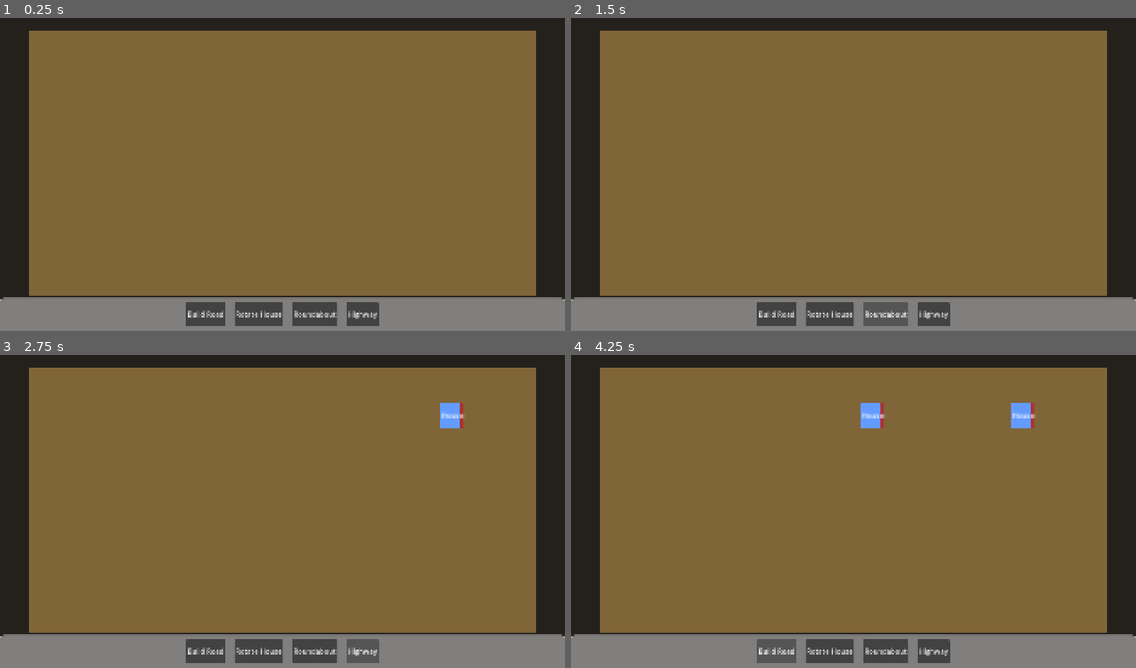
Above: before the commit, frames 1-4 (two rows, left to right).
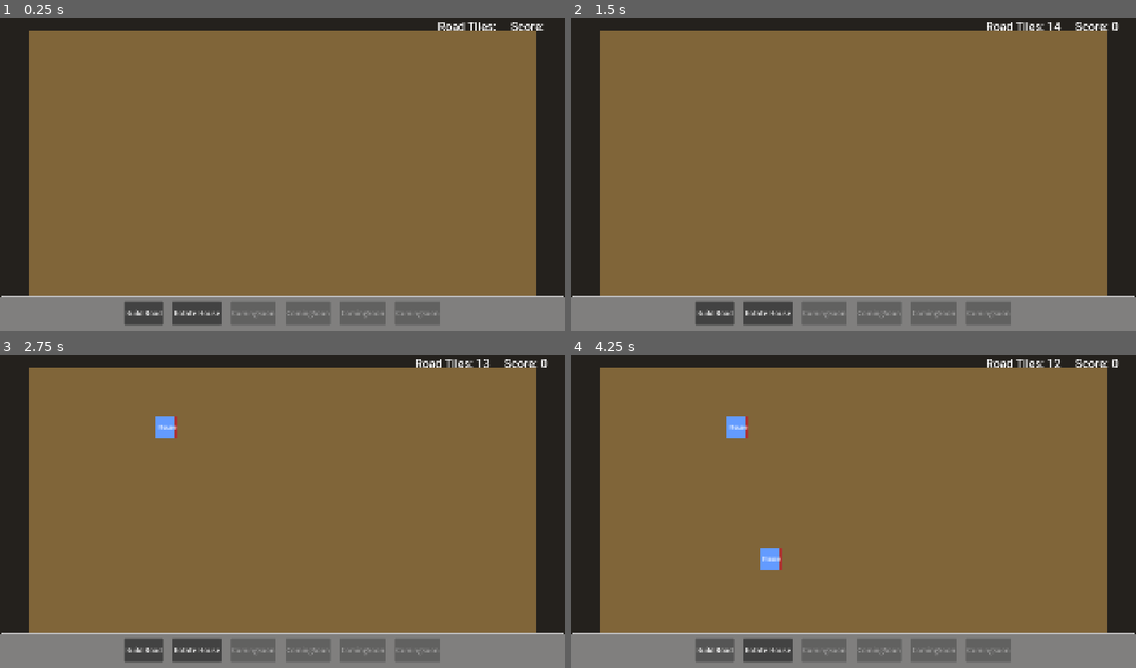
Above: after the commit, the same moments.

Repository: jravalani/helix_protocol_4
Game: Godot game, scene res://Scenes/main.tscn
The game is run twice, just before and just after one commit, with the same random seed, the same clock (stepped at 60 frames per second) and the same inputs.
Inputs (mouse positions are in pixels of both pictures, inside the frame that each line leads up to):
- Up to frame 1 (0.25 s): no input
- Up to frame 2 (1.5 s): click "Build Road" at 0.5 s; click (887, 315) at 1.25 s, where only the run before the commit has a clickable "Roundabout"
- Up to frame 3 (2.75 s): click (361, 652) at 2 s, where only the run before the commit has a clickable "Highway"
- Up to frame 4 (4.25 s): click "Rotate House" at 2.75 s; click "Build Road" at 3.5 s

The runs differ from the first frame. In frame 1, 3.8% of the frame differs, in the area x 0-100%, y 1-99%; in frame 2, 3.5%; in frame 3, 4.2%; in frame 4, 5.0%.

Commit message:
simple score system

Diff:
--- /dev/null
+++ b/Globals/resource_manager.gd
@@ -0,0 +1,33 @@
+extends Node
+
+signal resources_updated(tiles: int, score: int) # The "Messenger"
+
+var current_road_tiles: int = 15
+var total_score: int = 0
+var score_to_next_reward: int = 6
+
+func _ready():
+	# Emit initial values so UI starts correct
+	resources_updated.emit(current_road_tiles, total_score)
+
+func spend_tile() -> bool:
+	if current_road_tiles > 0:
+		current_road_tiles -= 1
+		resources_updated.emit(current_road_tiles, total_score) # Notify UI
+		return true
+	return false
+
+func refund_tile() -> void:
+	current_road_tiles += 1
+	resources_updated.emit(current_road_tiles, total_score) # Notify UI
+
+func add_score() -> void:
+	total_score += 1
+	if total_score >= score_to_next_reward:
+		grant_reward()
+	resources_updated.emit(current_road_tiles, total_score) # Notify UI
+
+func grant_reward() -> void:
+	current_road_tiles += 10
+	score_to_next_reward += 8
+	# Signal is handled by the add_score function call above
--- /dev/null
+++ b/Resources/TestUIFont.tres
@@ -0,0 +1,7 @@
+[gd_resource type="LabelSettings" format=3 uid="uid://cfd35apj0sieb"]
+
+[ext_resource type="FontFile" uid="uid://bydys01ppahq3" path="res://Assets/Roboto-Medium.ttf" id="1_8yige"]
+
+[resource]
+font = ExtResource("1_8yige")
+font_size = 40
--- a/Scenes/house.tscn
+++ b/Scenes/house.tscn
@@ -2,8 +2,10 @@
 
 [ext_resource type="Script" uid="uid://cl6cr5lqi0pqu" path="res://Scripts/house.gd" id="1_n87ef"]
 [ext_resource type="Texture2D" uid="uid://bt3b4yg4xpn8m" path="res://Assets/house_blue.png" id="2_n87ef"]
+[ext_resource type="FontFile" uid="uid://bydys01ppahq3" path="res://Assets/Roboto-Medium.ttf" id="3_3jr7h"]
 
-[sub_resource type="LabelSettings" id="LabelSettings_n87ef"]
+[sub_resource type="LabelSettings" id="LabelSettings_iqtyj"]
+font = ExtResource("3_3jr7h")
 font_size = 12
 
 [sub_resource type="RectangleShape2D" id="RectangleShape2D_okrnj"]
@@ -26,7 +28,7 @@
 grow_horizontal = 2
 grow_vertical = 2
 text = "House"
-label_settings = SubResource("LabelSettings_n87ef")
+label_settings = SubResource("LabelSettings_iqtyj")
 horizontal_alignment = 1
 vertical_alignment = 1
 
--- a/Scenes/workplace.tscn
+++ b/Scenes/workplace.tscn
@@ -2,9 +2,12 @@
 
 [ext_resource type="Script" uid="uid://jpm417umywgt" path="res://Scripts/workplace.gd" id="1_hfn1q"]
 [ext_resource type="Texture2D" uid="uid://dmif72wfljeq1" path="res://Assets/building_blue.png" id="2_4256y"]
+[ext_resource type="FontFile" uid="uid://bydys01ppahq3" path="res://Assets/Roboto-Medium.ttf" id="3_4256y"]
+[ext_resource type="LabelSettings" uid="uid://cfd35apj0sieb" path="res://Resources/TestUIFont.tres" id="4_qtbd6"]
 
-[sub_resource type="LabelSettings" id="LabelSettings_hfn1q"]
-font_size = 20
+[sub_resource type="LabelSettings" id="LabelSettings_qtbd6"]
+font = ExtResource("3_4256y")
+font_size = 32
 
 [node name="Workplace" type="Area2D" unique_id=1975955870]
 z_index = 10
@@ -29,13 +32,13 @@
 z_index = 20
 layout_mode = 2
 text = "Workplace"
-label_settings = SubResource("LabelSettings_hfn1q")
+label_settings = SubResource("LabelSettings_qtbd6")
 
 [node name="RequestLabel" type="Label" parent="MarginContainer/VBoxContainer" unique_id=1891858694]
 z_index = 20
 layout_mode = 2
 text = "0"
-label_settings = SubResource("LabelSettings_hfn1q")
+label_settings = ExtResource("4_qtbd6")
 horizontal_alignment = 1
 vertical_alignment = 1
 
--- a/Scripts/camera_2d.gd
+++ b/Scripts/camera_2d.gd
@@ -1,12 +1,12 @@
 extends Camera2D
 
 @export var min_zoom: float = 0.1  # How far we can pull back
-@export var max_zoom: float = 2.0   # How close we can stay
+@export var max_zoom: float = 1.75   # How close we can stay
 @export var zoom_smooth_speed: float = 0.05 # Try 0.1 for even slower
 
 var zoom_step: float = 0.1
 
-var target_zoom: Vector2 = Vector2(2.0, 2.0)
+var target_zoom: Vector2 = Vector2(1.75, 1.75)
 
 func _ready() -> void:
 	zoom = target_zoom
--- a/Scripts/car.gd
+++ b/Scripts/car.gd
@@ -33,6 +33,7 @@
 			setup_path(target_building, starting_building)
 		else:
 			arrived_home.emit()
+			ResourceManager.add_score()
 			get_parent().queue_free()
 
 ## THE GPS REQUEST: This is where the AStar map is used
--- a/Scripts/director.gd
+++ b/Scripts/director.gd
@@ -152,6 +152,8 @@
 		for y in range(-1, size.y + 1):
 			if GameData.building_grid.has(start_cell + Vector2i(x, y)):
 				return false
+			if GameData.road_grid.has(start_cell + Vector2i(x, y)):
+				return false
 	return true
 
 func _on_temporary_map_timer_timeout() -> void:
--- a/Scripts/house.gd
+++ b/Scripts/house.gd
@@ -41,34 +41,69 @@
 # --- 1. THE SIGNAL HANDLERS ---
 
 func _on_map_changed() -> void:
-	# When roads are built/deleted, just update our "Online" status
 	var my_id = GameData.get_cell_id(entrance_cell)
 
-	# find the only cell where we allow connection from
-	# 1. Get the world position of the marker and the house center
-	var marker_global = driveway_marker.global_position
-	var house_global = global_position # or GameData.map_to_global(entrance_cell)
-
-	# 2. Calculate the direction vector in the world
-	var dir_vec = (marker_global - house_global).normalized()
-
-	# 3. Convert to a grid direction (e.g., (1, 0) or (0, -1))
-	var driveway_direction = Vector2i(round(dir_vec.x), round(dir_vec.y))
-	var target_road_cell = entrance_cell + driveway_direction
-
-	# clean up all existing connections first
+	# 1. DISCONNECT EVERYTHING
 	var current_connections = GameData.astar.get_point_connections(my_id)
 	for connection in current_connections:
 		GameData.astar.disconnect_points(my_id, connection)
 
-	# re-establish connection only if the road is there
-	var cell_content = GameData.road_grid.get(target_road_cell)
+	# 2. Find the driveway direction
+	var marker_pos = driveway_marker.global_position
+	var house_pos = global_position
+	var dir_vec = (marker_pos - house_pos).normalized()
+	var driveway_direction = Vector2i(round(dir_vec.x), round(dir_vec.y))
+
+	# 3. The adjacent road cell (next to entrance)
+	var adjacent_road_cell = entrance_cell + driveway_direction
+
+	# 4. Check if there's a road there
+	var cell_content = GameData.road_grid.get(adjacent_road_cell)
+
 	if cell_content != null and cell_content is NewRoadTile:
-		var road_id = GameData.get_cell_id(target_road_cell)
+		var road_tile = cell_content as NewRoadTile
+		var road_id = GameData.get_cell_id(adjacent_road_cell)
 
 		if GameData.astar.has_point(road_id):
-			GameData.astar.connect_points(my_id, road_id)
+			# KEY CHECK: Does the road have a visual connection pointing BACK to the house?
+			var opposite_direction = -driveway_direction
+
+			if road_tile.has_connection_in_direction(opposite_direction):
+				# Road is visually connected to the house!
+				GameData.astar.connect_points(my_id, road_id)
+				print("House at ", entrance_cell, " ✓ Connected to road at ", adjacent_road_cell)
+			else:
+				# Road exists but doesn't face the house
+				print("House at ", entrance_cell, " ✗ Road doesn't face house")
+				print("  Driveway faces: ", driveway_direction)
+				print("  Road connections: ", road_tile.get_connection_directions())
+		else:
+			print("House at ", entrance_cell, " Road not in AStar")
+	else:
+		print("House at ", entrance_cell, " No road at ", adjacent_road_cell)
+
 	update_connection_status()
+
+## How It Works:
+#
+#**Example 1: Perpendicular Highway (Should NOT connect)**
+#```
+#House entrance: (5, 5), driveway faces RIGHT (+1, 0)
+#Highway at: (6, 5)
+#Highway connections: [(0, -1), (0, 1)]  // UP and DOWN only
+#
+#Check: Does highway have connection (-1, 0)? NO
+#Result: ✗ Not connected!
+#```
+#
+#**Example 2: Aligned Road (Should connect)**
+#```
+#House entrance: (5, 5), driveway faces RIGHT (+1, 0)
+#Road at: (6, 5)
+#Road connections: [(-1, 0), (1, 0)]  // LEFT and RIGHT
+#
+#Check: Does road have connection (-1, 0)? YES
+#Result: ✓ Connected!
 
 func try_dispatch(target_cell: Vector2i) -> bool:
 	# LOGIC: "I heard a request. Am I busy? Am I even connected to the roads?"
--- a/Scripts/new_road_builder.gd
+++ b/Scripts/new_road_builder.gd
@@ -79,17 +79,21 @@
 	var current_road = GameData.road_grid.get(cell)
 
 	if not current_road is NewRoadTile:
-		current_road = road_tile.instantiate()
-		current_road.position = GameData.get_cell_center(cell)
-		current_road.set_cell(cell)
-		add_child(current_road)
+		if ResourceManager.spend_tile():
+			current_road = road_tile.instantiate()
+			current_road.position = GameData.get_cell_center(cell)
+			current_road.set_cell(cell)
+			add_child(current_road)
 
-		if was_entrance:
-			current_road.is_entrance = true
+			if was_entrance:
+				current_road.is_entrance = true
 
-		# CHANGE: Save to road_grid
-		GameData.road_grid[cell] = current_road
-		GameData.add_navigation_point(cell)
+			# CHANGE: Save to road_grid
+			GameData.road_grid[cell] = current_road
+			GameData.add_navigation_point(cell)
+		else:
+			print("Out of Tiles")
+			return
 
 	# 3. THE HANDSHAKE (Connection logic using road_grid)
 	if last_build_cell != Vector2i(-1, -1) and last_build_cell != cell:
@@ -126,8 +130,11 @@
 	var object_at_cell = GameData.road_grid.get(cell)
 
 	if object_at_cell is NewRoadTile:
+
 		if object_at_cell.is_permanent:
 			return
+
+		ResourceManager.refund_tile()
 
 		for dir in object_at_cell.manual_connections:
 			var neighbor_cell = cell + dir
--- a/Scripts/new_road_tile.gd
+++ b/Scripts/new_road_tile.gd
@@ -24,6 +24,14 @@
 	# THE FIX: Force all outlines to a lower layer than all bases
 	road_outline.z_index = 0
 	road_base.z_index = 1
+
+# NEW: Check if road has a visual connection in a specific direction
+func has_connection_in_direction(direction: Vector2i) -> bool:
+	return manual_connections.has(direction)
+
+# NEW: Get all connection directions (for debugging)
+func get_connection_directions() -> Array[Vector2i]:
+	return manual_connections.duplicate()
 
 func add_connection(direction: Vector2i) -> void:
 	if not manual_connections.has(direction):
--- a/UITest/in_level_ui.gd
+++ b/UITest/in_level_ui.gd
@@ -1,15 +1,19 @@
 extends Control
 
-
+@onready var tile_label: Label = $MarginContainer/HBoxContainer/RoadTiles
+@onready var score_label: Label = $MarginContainer/HBoxContainer/Score
 # Called when the node enters the scene tree for the first time.
 func _ready() -> void:
-	pass # Replace with function body.
+	ResourceManager.resources_updated.connect(_on_resources_updated)
 
 
 # Called every frame. 'delta' is the elapsed time since the previous frame.
 func _process(delta: float) -> void:
 	pass
 
+func _on_resources_updated(tiles: int, score: int):
+	tile_label.text = "Road Tiles: " + str(tiles)
+	score_label.text = "Score: " + str(score)
 
 func _on_build_road_button_pressed() -> void:
 	print("Build Road Button Pressed!")
--- a/UITestScenes/in_level_ui.tscn
+++ b/UITestScenes/in_level_ui.tscn
@@ -1,6 +1,7 @@
 [gd_scene format=3 uid="uid://dnpwluvfdcpl1"]
 
 [ext_resource type="Script" uid="uid://dk3jqjxae20fr" path="res://UITest/in_level_ui.gd" id="1_s312j"]
+[ext_resource type="LabelSettings" uid="uid://cfd35apj0sieb" path="res://Resources/TestUIFont.tres" id="2_gwosu"]
 
 [sub_resource type="StyleBoxFlat" id="StyleBoxFlat_s312j"]
 bg_color = Color(0.6, 0.6, 0.6, 0.78431374)
@@ -19,7 +20,7 @@
 script = ExtResource("1_s312j")
 
 [node name="Panel" type="Panel" parent="." unique_id=918554984]
-custom_minimum_size = Vector2(0, 112)
+custom_minimum_size = Vector2(0, 120)
 layout_mode = 1
 anchors_preset = 12
 anchor_top = 1.0
@@ -35,14 +36,14 @@
 anchor_top = 1.0
 anchor_right = 1.0
 anchor_bottom = 1.0
-offset_top = -80.0
+offset_top = -120.0
 grow_horizontal = 2
 grow_vertical = 0
-theme_override_constants/margin_bottom = 16
 
 [node name="HBoxContainer" type="HBoxContainer" parent="Panel/MarginContainer" unique_id=2120544331]
 layout_mode = 2
-size_flags_vertical = 8
+size_flags_horizontal = 4
+size_flags_vertical = 4
 theme_override_constants/separation = 32
 alignment = 1
 
@@ -61,14 +62,55 @@
 [node name="RoundaboutButton" type="Button" parent="Panel/MarginContainer/HBoxContainer" unique_id=231225114]
 layout_mode = 2
 theme_override_font_sizes/font_size = 24
-text = "Roundabout"
+disabled = true
+text = "ComingSoon"
 
-[node name="Highway" type="Button" parent="Panel/MarginContainer/HBoxContainer" unique_id=358768480]
+[node name="HighwayButton" type="Button" parent="Panel/MarginContainer/HBoxContainer" unique_id=358768480]
 layout_mode = 2
 theme_override_font_sizes/font_size = 24
-text = "Highway"
+disabled = true
+text = "ComingSoon"
+
+[node name="HighwayButton2" type="Button" parent="Panel/MarginContainer/HBoxContainer" unique_id=1488870758]
+layout_mode = 2
+theme_override_font_sizes/font_size = 24
+disabled = true
+text = "ComingSoon"
+
+[node name="HighwayButton3" type="Button" parent="Panel/MarginContainer/HBoxContainer" unique_id=610994130]
+layout_mode = 2
+theme_override_font_sizes/font_size = 24
+disabled = true
+text = "ComingSoon"
+
+[node name="MarginContainer" type="MarginContainer" parent="." unique_id=680113447]
+layout_mode = 1
+anchors_preset = 10
+anchor_right = 1.0
+offset_bottom = 23.0
+grow_horizontal = 2
+theme_override_constants/margin_top = 20
+theme_override_constants/margin_right = 60
+
+[node name="HBoxContainer" type="HBoxContainer" parent="MarginContainer" unique_id=1806609271]
+layout_mode = 2
+size_flags_vertical = 0
+theme_override_constants/separation = 50
+alignment = 2
+
+[node name="RoadTiles" type="Label" parent="MarginContainer/HBoxContainer" unique_id=1531242638]
+layout_mode = 2
+text = "Road Tiles:"
+label_settings = ExtResource("2_gwosu")
+
+[node name="Score" type="Label" parent="MarginContainer/HBoxContainer" unique_id=1839495792]
+layout_mode = 2
+text = "Score: "
+label_settings = ExtResource("2_gwosu")
 
 [connection signal="pressed" from="Panel/MarginContainer/HBoxContainer/BuildRoadButton" to="." method="_on_build_road_button_pressed"]
 [connection signal="pressed" from="Panel/MarginContainer/HBoxContainer/RotateHouseButton" to="." method="_on_rotate_house_button_pressed"]
 [connection signal="pressed" from="Panel/MarginContainer/HBoxContainer/RoundaboutButton" to="." method="_on_roundabout_button_pressed"]
-[connection signal="pressed" from="Panel/MarginContainer/HBoxContainer/Highway" to="." method="_on_highway_pressed"]
+[connection signal="pressed" from="Panel/MarginContainer/HBoxContainer/HighwayButton" to="." method="_on_highway_pressed"]
+[connection signal="pressed" from="Panel/MarginContainer/HBoxContainer/HighwayButton2" to="." method="_on_highway_pressed"]
+[connection signal="pressed" from="Panel/MarginContainer/HBoxContainer/HighwayButton3" to="." method="_on_highway_pressed"]
--- a/project.godot
+++ b/project.godot
@@ -19,6 +19,7 @@
 
 GameData="*uid://ce4x28ymrtnxu"
 SignalBus="*uid://me1qrsn08x06"
+ResourceManager="*uid://buxm4x4opy20i"
 
 [display]
 
Binary file added: Assets/Roboto-Medium.ttf
Not shown, added: Assets/Roboto-Medium.ttf.import
Not shown, added: Globals/resource_manager.gd.uid
